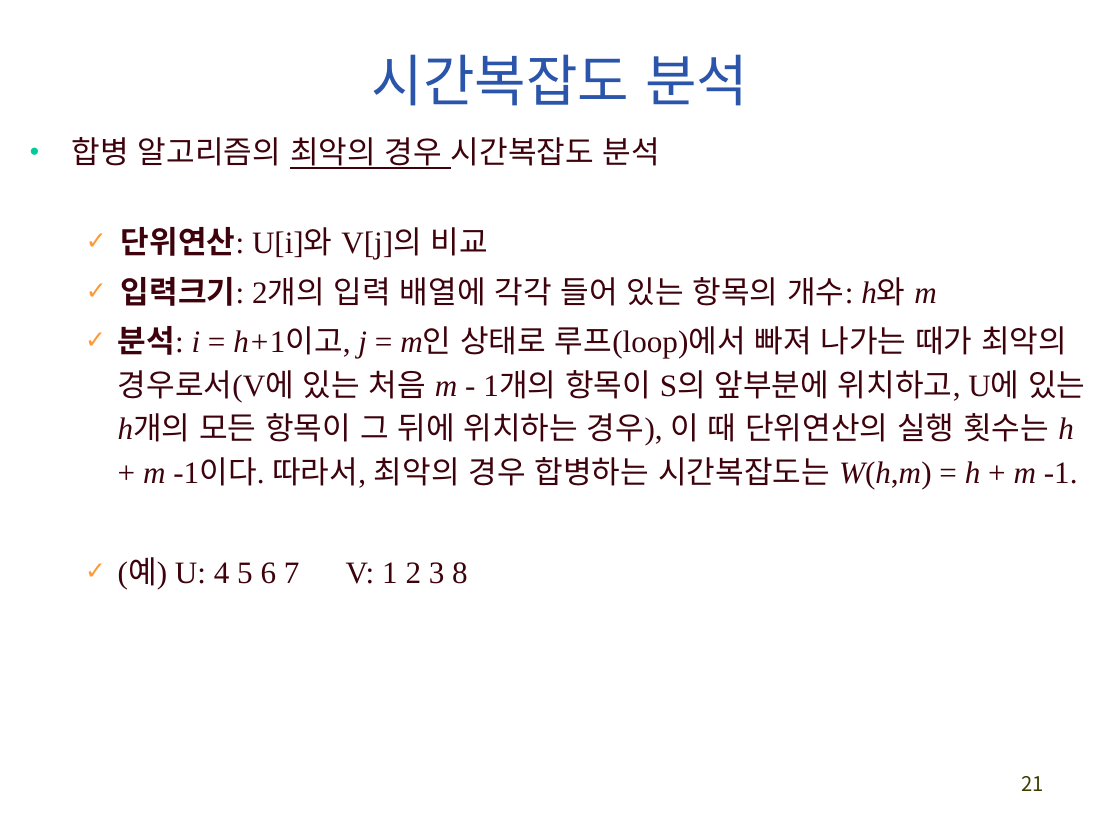
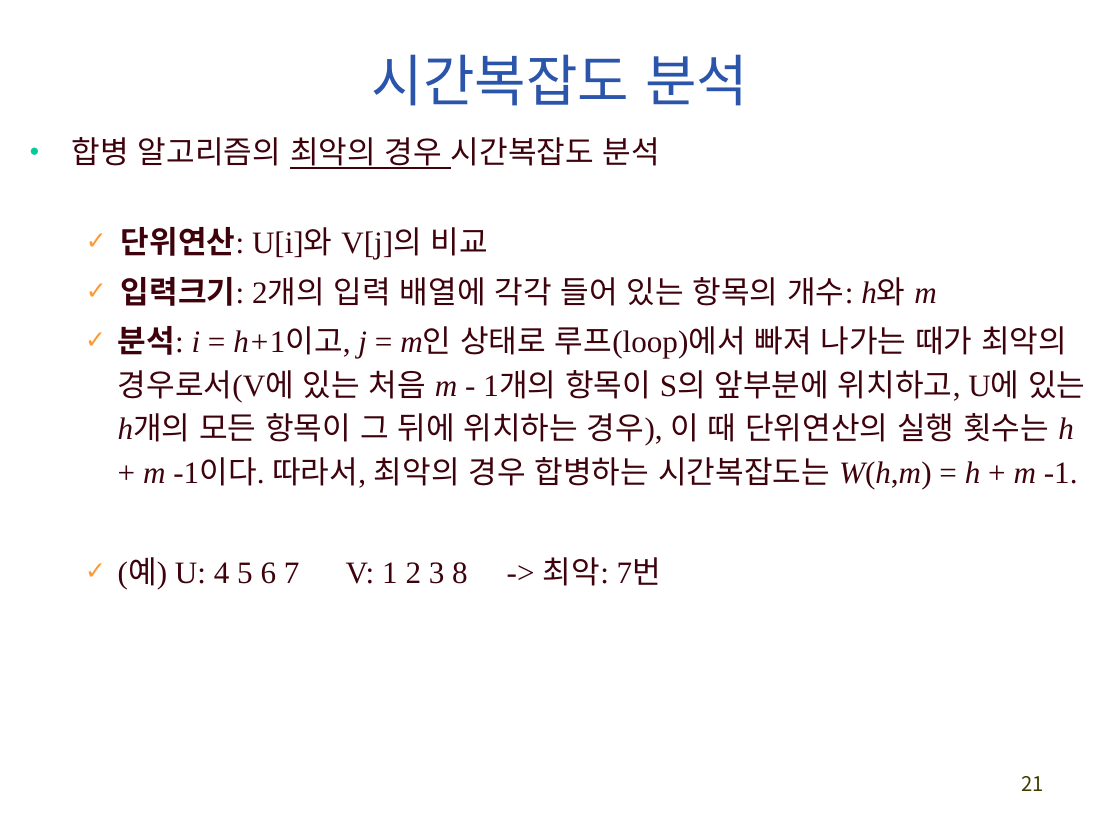
Before and after one commit to exopas95/Algorithms, a slide deck: slide 21 of Lecture Note/ch2_divide_conquer.pptx. Drawn at 1120x840 pixels with LibreOffice and Linux fonts; fonts in the diff are those of the drawing. Boxes give left, top, right and bottom in pixels: in the first picture for what was removed or moved away, otherwise in the second. Text is boxed around its words. In the diff, an @@ line names an element or a change of style, - is before the commit and + after.

```diff
--- a/Lecture Note/ch2_divide_conquer.pptx
+++ b/Lecture Note/ch2_divide_conquer.pptx
@@ text at [118,557,661,588]: text changed @@
-  ✓ (예) U: 4 5 6 7 V: 1 2 3 8
+  ✓ (예) U: 4 5 6 7 V: 1 2 3 8 -> 최악: 7번
```
Also in this commit, not shown: 18 other slides changed.
